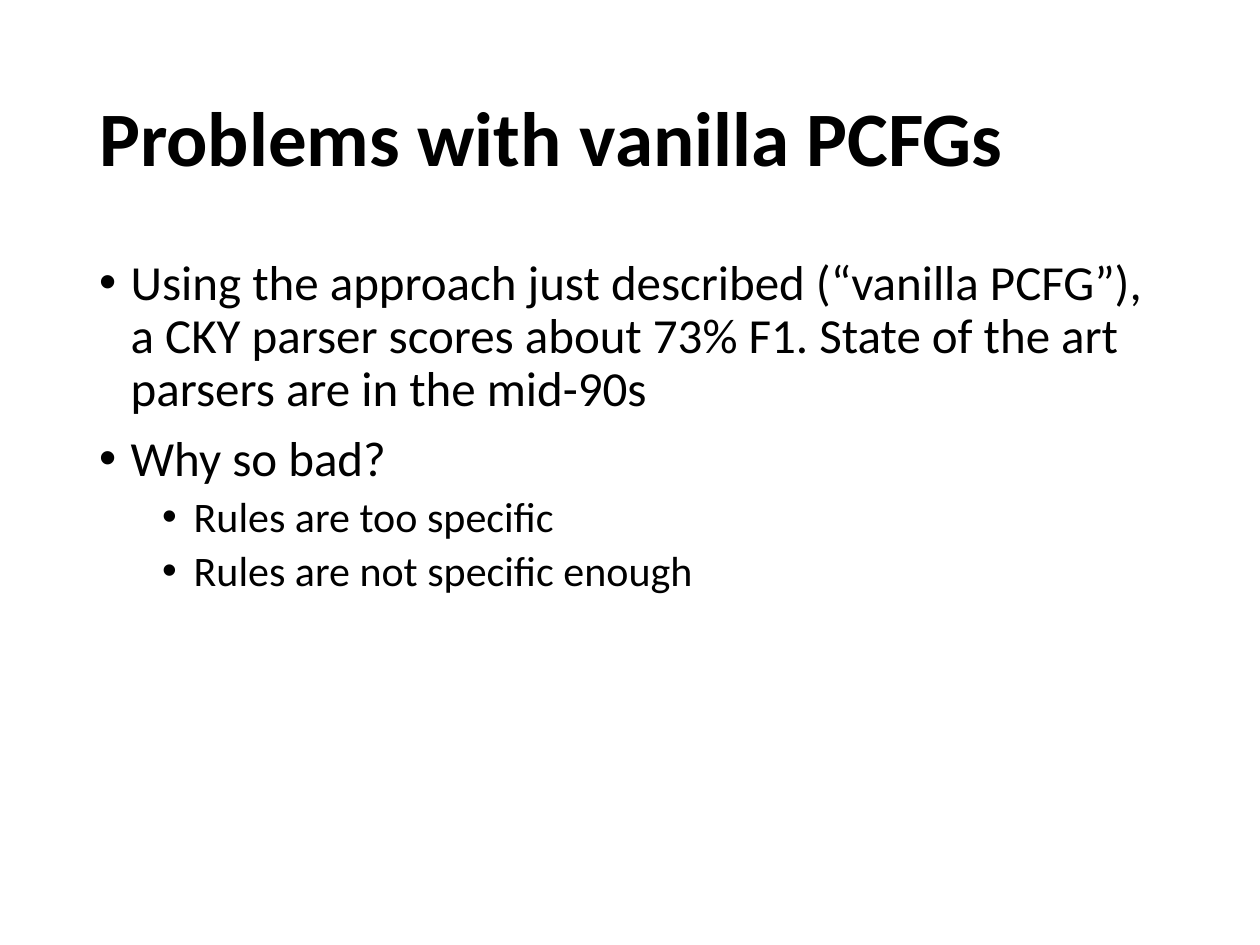
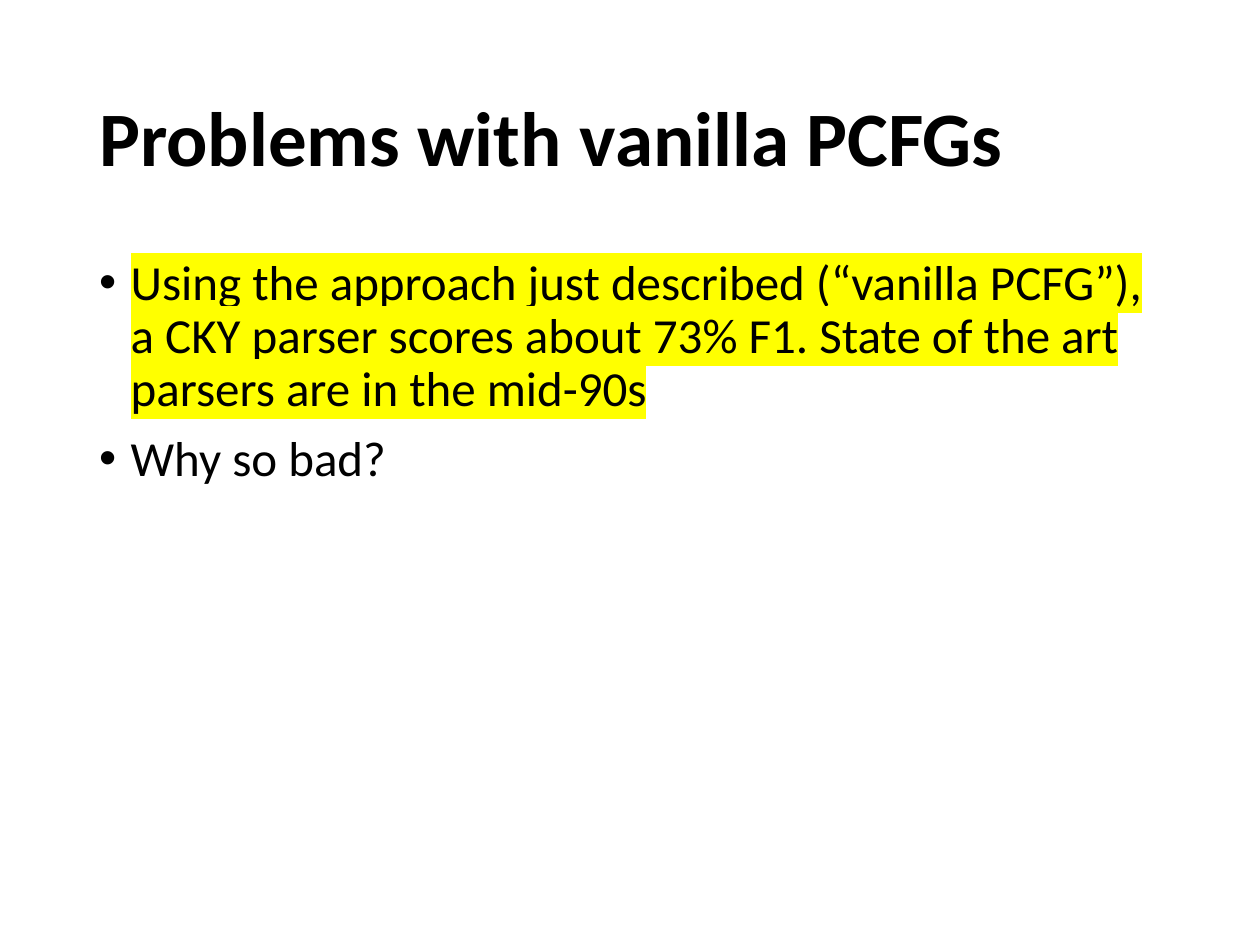
Before and after one commit to balhafni/csci_544_fa_18_slides, a slide deck: slide 75 of pcfg_0914.pptx. Drawn at 1260x945 pixels with LibreOffice and Linux fonts; fonts in the diff are those of the drawing. Boxes give left, top, right and bottom in pixels: in the first picture for what was removed or moved away, otherwise in the second. Text is boxed around its words. In the diff, an @@ line names an element or a change of style, - is before the commit and + after.

```diff
--- a/pcfg_0914.pptx
+++ b/pcfg_0914.pptx
@@ text at <box>131,264,1142,417</box>: highlight none to #FFFF00 @@
@@ text at <box>194,502,692,594</box>: paragraphs removed @@
-  • Rules are too specific
-  • Rules are not specific enough
```
Also in this commit, not shown: 6 other slides changed, 1 slide added.
